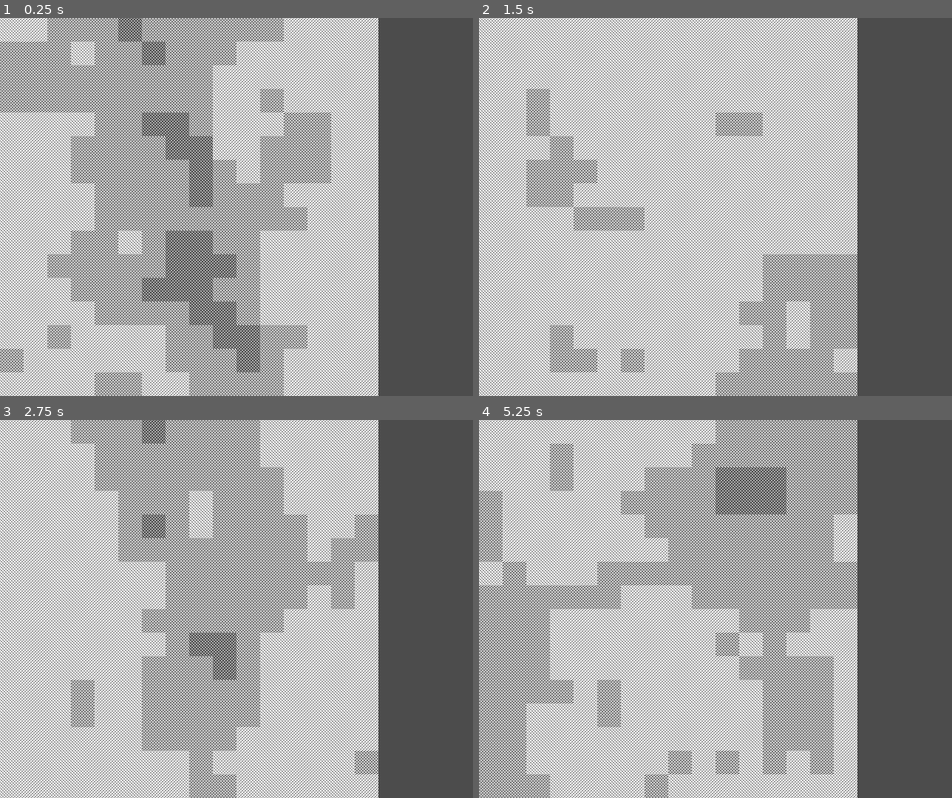
Above: before the commit, frames 1-4 (two rows, left to right).
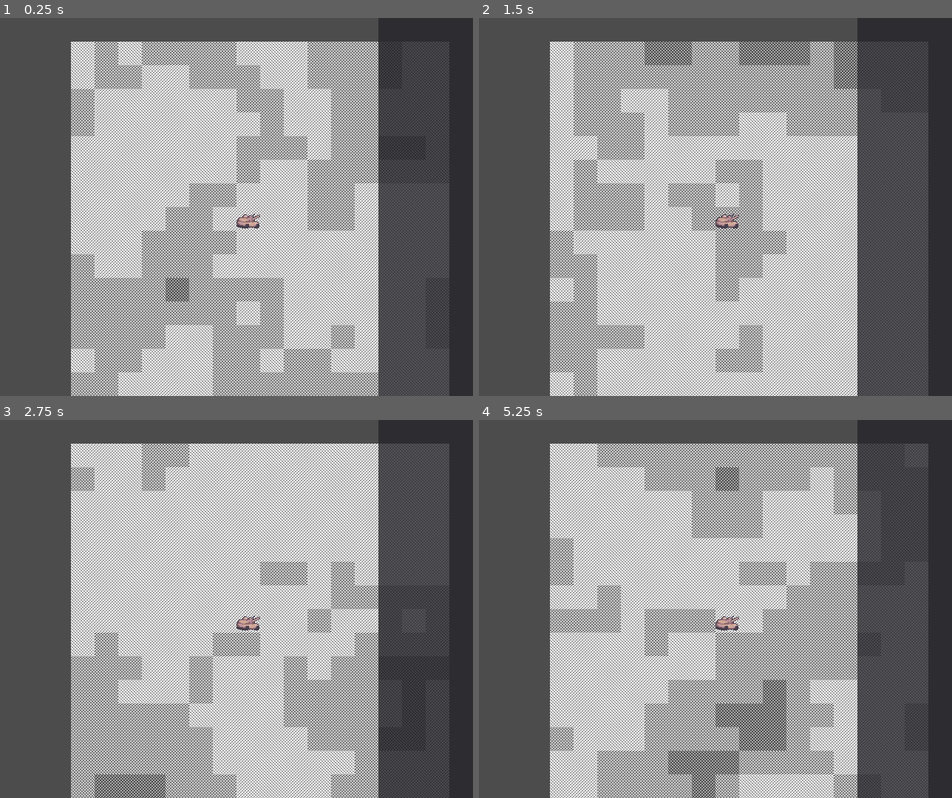
Above: after the commit, the same moments.

Repository: scarf005/orca-class
Game: Godot game, scene res://scene/World.tscn
Same seed, same stepped clock (60 frames per second), same inputs: the game is played once before the commit and once after it.
Inputs:
- Up to frame 1 (0.25 s): no input
- Up to frame 2 (1.5 s): tap Enter at 0.5 s; hold Right (ui_right) 0.53-1.28 s; tap R at 0.6, 1.35 s; tap Space at 1.25 s; hold Down (ui_down) from 1.28 s (still down)
- Up to frame 3 (2.75 s): tap Enter at 2 s; release Down (ui_down) at 2.03 s; hold Right (ui_right) from 2.03 s (still down); tap R at 2.1 s
- Up to frame 4 (5.25 s): tap Space at 2.75, 4.25 s; release Right (ui_right) at 2.78 s; hold Up (ui_up) 2.78-3.53 s; tap R every 0.75 s from 2.85 to 5.1 s; tap Enter at 3.5 s; hold Left (ui_left) 3.53-5.03 s; hold Down (ui_down) from 5.03 s (still down)

The runs differ from the first frame. In frame 1, 43% of the frame differs, in the area x 0-100%, y 0-100%; in frame 2, 41%; in frame 3, 43%; in frame 4, 39%.

Commit message:
feat: :sparkles: camera & refactor & begin movement

Diff:
--- a/Map.gd
+++ b/Map.gd
@@ -8,55 +8,22 @@
 	"dune": {"t": 55, "p": Vector2(1, 11)},
 	"plain": {"t": 0, "p": Vector2(2, 11)}
 }
-# "peak": {"t": 70, "p": Vector2(14, 1)},
-# "dune": {"t": 50, "p": Vector2(7, 15)},
-# "plain": {"t": 0, "p": Vector2(15, 5)},
 
 export (int, 1, 128) var _period = 20
 export (int, 1, 10) var _octaves = 4
 export (float) var _persistence = 0.8
 
 var gamemap := []
-onready var tilemap := $TileMap
-
-
-func _weighted_noise_tile(tiledict, noise: float):
-	var r := (noise * 0.5 + 0.5) * 100 as int
-
-	for v in tiledict.values():
-		if r > v['t']:  # threshold
-			return v['p']
-
-
-func _create_noisemap(octaves, period, persistence) -> void:
-	var noise := OpenSimplexNoise.new()
-	var r: float
-
-	noise.seed = randi()
-	noise.octaves = octaves
-	noise.period = period
-	noise.persistence = persistence
-
-	gamemap.clear()
-	for x in MAPSIZE.x:
-		gamemap.append([])
-		for y in MAPSIZE.y:
-			r = noise.get_noise_2d(x, y)
-			# gamemap[x].append(int(r * 100))
-			gamemap[x].append(_weighted_noise_tile(TILES, r))
-			tilemap.set_cell_simple2(x, y, gamemap[x][y])
-			# tilemap.set_cell_simple2(x, y, gamemap[x][y])
-			# tilemap.set_cell(x, y, randi() % 100)
-			# gamemap[y].append(int(r * 100))
+onready var terrainmap := $TerrainMap
 
 
 # Called when the node enters the scene tree for the first time.
 func _ready():
-	_create_noisemap(_octaves, _period, _persistence)
+	gamemap = terrainmap.create_noisemap(_octaves, _period, _persistence)
 
 
 func _input(event):
 	if event is InputEventKey and event.pressed:
 		if event.scancode == KEY_R:
 			print("reloading")
-			_create_noisemap(_octaves, _period, _persistence)
+			gamemap = terrainmap.create_noisemap(_octaves, _period, _persistence)
--- /dev/null
+++ b/scene/Player.gd
@@ -0,0 +1,15 @@
+extends Sprite
+
+
+func _input(event):
+	if ! event.is_pressed():
+		return
+
+	if event.is_action("ui_left"):
+		print("left")
+	if event.is_action("ui_right"):
+		print("right")
+	if event.is_action("ui_up"):
+		print("up")
+	if event.is_action("ui_down"):
+		print("down")
--- /dev/null
+++ b/scene/TerrainMap.gd
@@ -0,0 +1,51 @@
+extends TileMap
+
+
+func _threshold_noise_tile(tiledict, noise: float):
+	var r := (noise * 0.5 + 0.5) * 100 as int
+
+	for v in tiledict.values():
+		if r > v['t']:  # threshold
+			return v['p']
+
+
+func create_noisemap(octaves, period, persistence) -> Array:
+	var noise := OpenSimplexNoise.new()
+	var r: float
+	var gamemap := []
+
+	noise.seed = randi()
+	noise.octaves = octaves
+	noise.period = period
+	noise.persistence = persistence
+
+	for x in get_parent().MAPSIZE.x:
+		gamemap.append([])
+		for y in get_parent().MAPSIZE.y:
+			r = noise.get_noise_2d(x, y)
+			# gamemap[x].append(int(r * 100))
+			gamemap[x].append(_threshold_noise_tile(get_parent().TILES, r))
+			set_cell_simple2(x, y, gamemap[x][y])
+			# tilemap.set_cell_simple2(x, y, gamemap[x][y])
+			# tilemap.set_cell(x, y, randi() % 100)
+			# gamemap[y].append(int(r * 100))
+	return gamemap
+
+
+func _int_to_vector2(i: int) -> Vector2:
+	return Vector2(i % 16, i / 16)
+	# FIXME: change to constant
+
+
+func set_cell_simple(x, y, tile_index: int) -> void:
+	"""
+	TODO: Add documentation
+	"""
+	.set_cell(x, y, 0, false, false, false, _int_to_vector2(tile_index))
+
+
+func set_cell_simple2(x, y, tile_coord = Vector2()) -> void:
+	"""
+	TODO: Add documentation
+	"""
+	.set_cell(x, y, 0, false, false, false, tile_coord)
--- a/scene/TileMap.gd
+++ /dev/null
@@ -1,20 +0,0 @@
-extends TileMap
-
-
-func _int_to_vector2(i: int) -> Vector2:
-	return Vector2(i % 16, i / 16)
-	# FIXME: change to constant
-
-
-func set_cell_simple(x, y, tile_index: int) -> void:
-	"""
-	TODO: Add documentation
-	"""
-	.set_cell(x, y, 0, false, false, false, _int_to_vector2(tile_index))
-
-
-func set_cell_simple2(x, y, tile_coord = Vector2()) -> void:
-	"""
-	TODO: Add documentation
-	"""
-	.set_cell(x, y, 0, false, false, false, tile_coord)
--- a/scene/World.tscn
+++ b/scene/World.tscn
@@ -1,8 +1,14 @@
-[gd_scene load_steps=5 format=2]
+[gd_scene load_steps=9 format=2]
 
 [ext_resource path="res://Map.gd" type="Script" id=1]
 [ext_resource path="res://assets/32x32.png" type="Texture" id=2]
-[ext_resource path="res://scene/TileMap.gd" type="Script" id=3]
+[ext_resource path="res://scene/TerrainMap.gd" type="Script" id=3]
+[ext_resource path="res://assets/neodgm_code.ttf" type="DynamicFontData" id=4]
+[ext_resource path="res://assets/orca.png" type="Texture" id=5]
+[ext_resource path="res://scene/Player.gd" type="Script" id=6]
+
+[sub_resource type="DynamicFont" id=2]
+font_data = ExtResource( 4 )
 
 [sub_resource type="TileSet" id=1]
 0/name = "tiles"
@@ -29,12 +35,44 @@
 
 [node name="World" type="Node2D"]
 
+[node name="UI" type="CanvasLayer" parent="."]
+
+[node name="Panel" type="Panel" parent="UI"]
+modulate = Color( 1, 1, 1, 0.784314 )
+margin_left = 512.0
+margin_right = 640.0
+margin_bottom = 512.0
+__meta__ = {
+"_edit_use_anchors_": false
+}
+
+[node name="Label" type="Label" parent="UI"]
+margin_left = 512.0
+margin_right = 640.0
+margin_bottom = 64.0
+custom_fonts/font = SubResource( 2 )
+text = "2021-07-21
+타일맵 실험"
+autowrap = true
+__meta__ = {
+"_edit_use_anchors_": false
+}
+
 [node name="Map" type="Node2D" parent="."]
 script = ExtResource( 1 )
 _period = 12
 
-[node name="TileMap" type="TileMap" parent="Map"]
+[node name="TerrainMap" type="TileMap" parent="Map"]
 tile_set = SubResource( 1 )
 cell_size = Vector2( 32, 32 )
 format = 1
 script = ExtResource( 3 )
+
+[node name="Player" type="Sprite" parent="."]
+position = Vector2( 224, 224 )
+texture = ExtResource( 5 )
+centered = false
+script = ExtResource( 6 )
+
+[node name="Camera2D" type="Camera2D" parent="Player"]
+current = true
